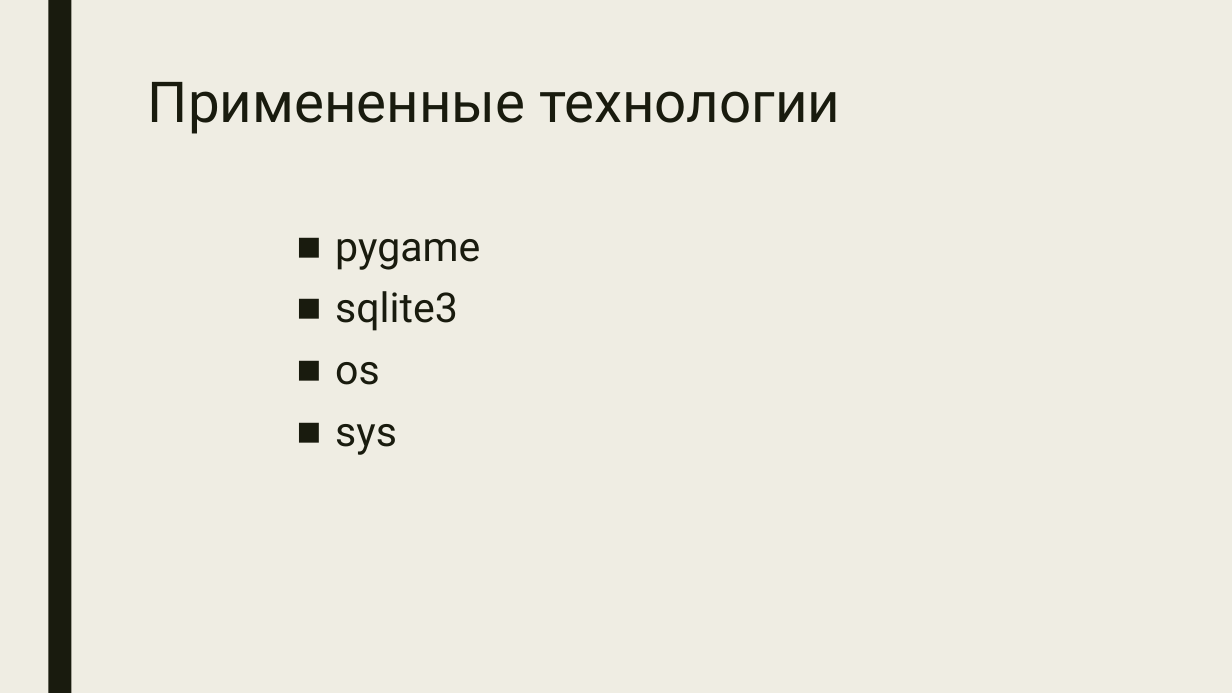
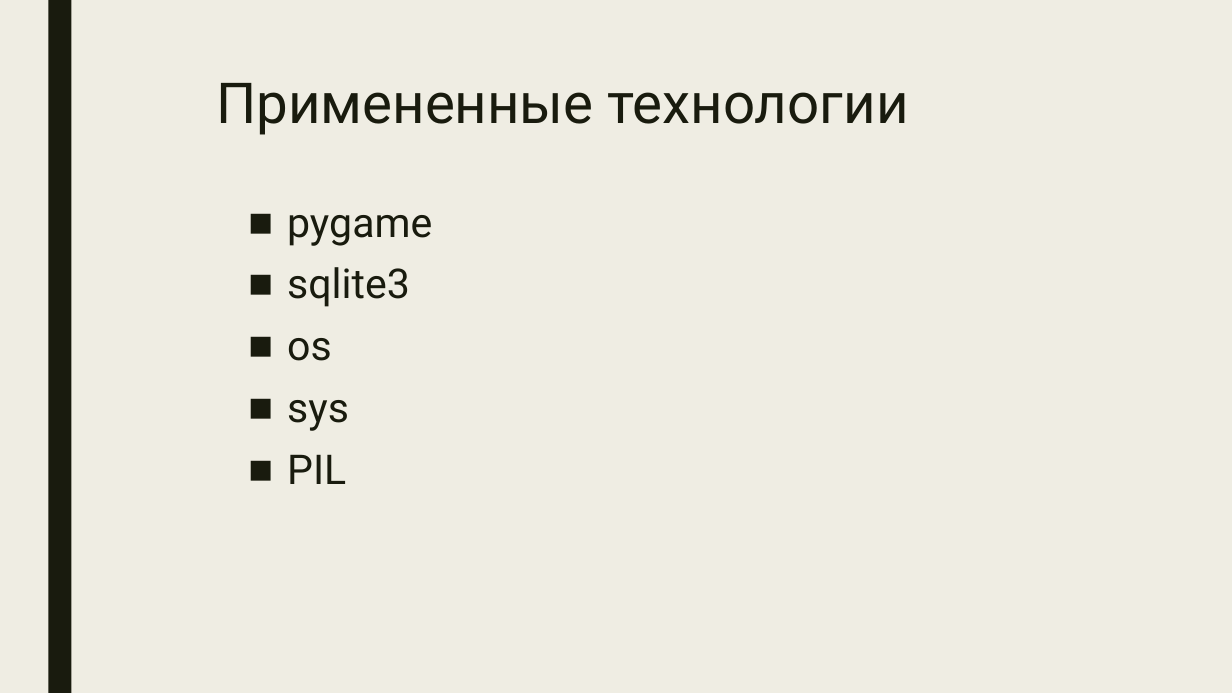
Before and after one commit to daaria-s/DungeonGame, a slide deck: slide 3 of MagicDungeon.pptx. Drawn at 1232x693 pixels with LibreOffice and Linux fonts; fonts in the diff are those of the drawing. Boxes give left, top, right and bottom in pixels: in the first picture for what was removed or moved away, otherwise in the second. Text is boxed around its words. In the diff, an @@ line names an element or a change of style, - is before the commit and + after.

```diff
--- a/MagicDungeon.pptx
+++ b/MagicDungeon.pptx
@@ title "Примененные технологии": place and size @@
-title "Примененные технологии" at (148, 82, 840, 134)
+title "Примененные технологии" at (216, 83, 909, 135)
@@ text "pygame": place and size @@
-text "pygame" at (335, 239, 480, 455)
+text "pygame" at (287, 215, 432, 484)
@@ text at (287, 454, 346, 484): paragraph added @@
+■ PIL
```
Also in this commit, not shown: 1 other slide changed, 1 slide added, 2 slides removed, 6 other files.
